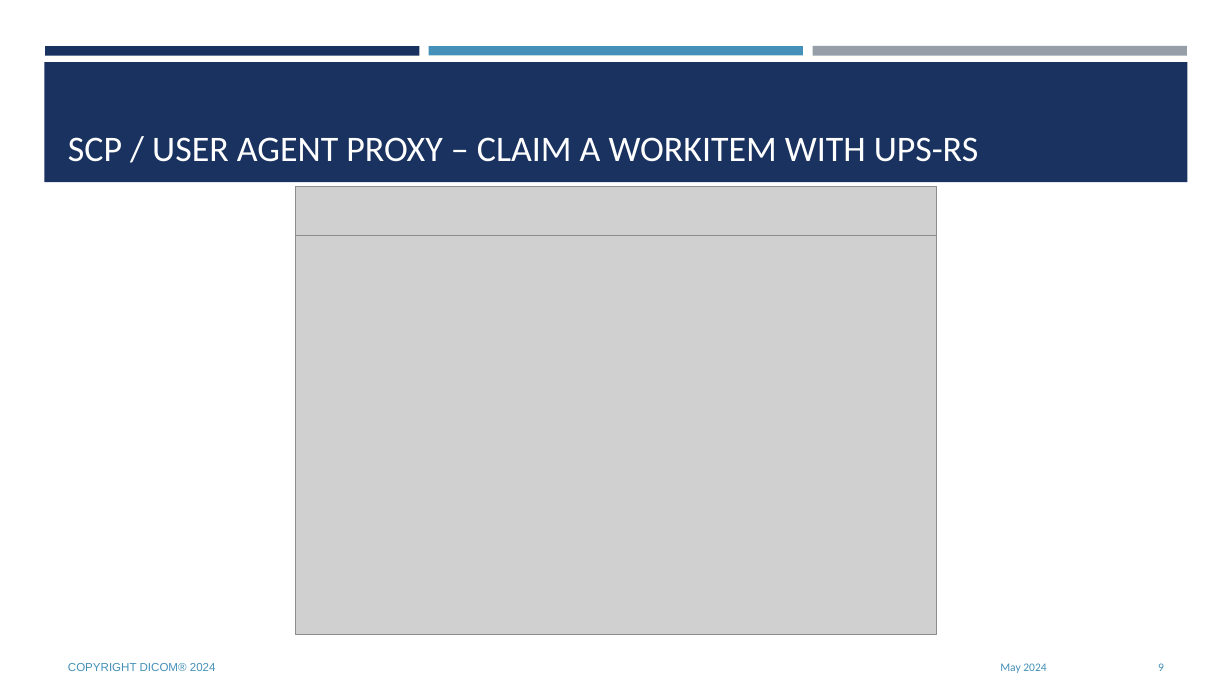
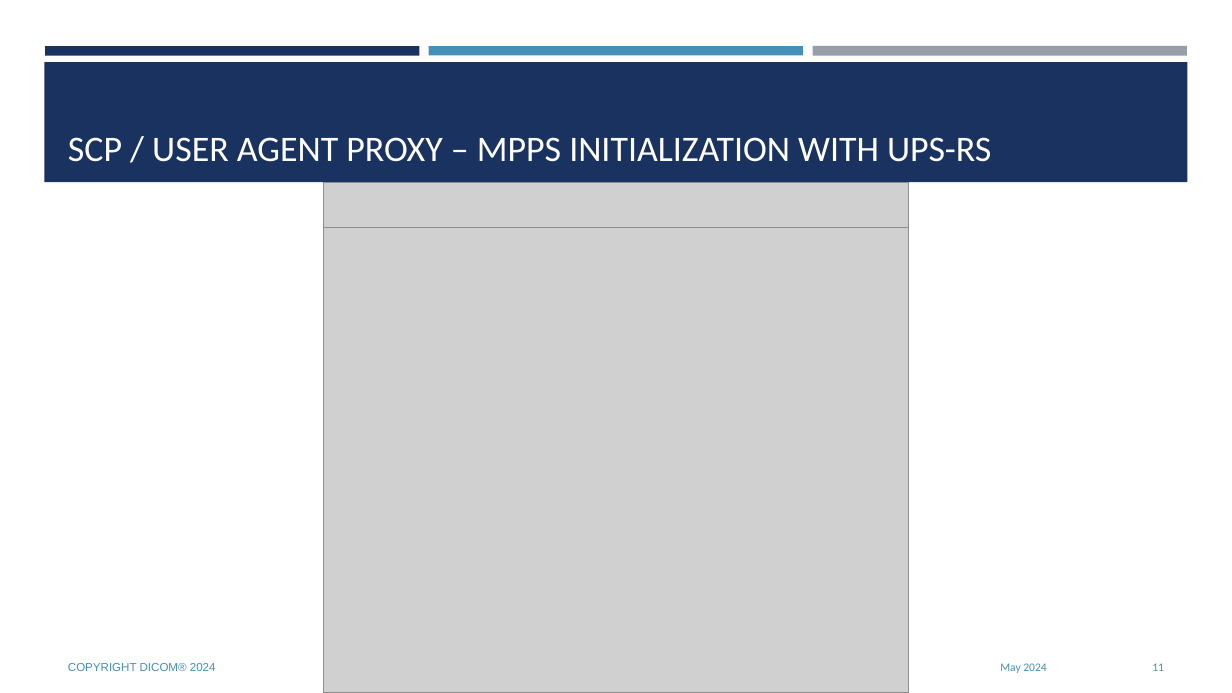
Before and after one commit to krotz-dieter/dicomweb-dmwl-mpps, a slide deck: slide 11 of documents/supNNN_fr_DICOMwebModalityServices.20240531.pptx (slide 9 before the commit). Drawn at 1232x693 pixels with LibreOffice and Linux fonts; fonts in the diff are those of the drawing; grey boxes stand for pictures; background and template pictures are left out. Boxes give left, top, right and bottom in pixels: in the first picture for what was removed or moved away, otherwise in the second. Text is boxed around its words. In the diff, an @@ line names an element or a change of style, - is before the commit and + after.

```diff
--- a/documents/supNNN_fr_DICOMwebModalityServices.20240531.pptx
+++ b/documents/supNNN_fr_DICOMwebModalityServices.20240531.pptx
@@ title at (68,137,991,162): text changed @@
-SCP / USER AGENT PROXY – CLAIM A WORKITEM WITH UPS-RS
+SCP / USER AGENT PROXY – MPPS INITIALIZATION WITH UPS-RS
@@ picture: place and size @@
-picture at (296,187,937,236)
+picture at (323,183,909,227)
@@ picture: place and size @@
-picture at (296,235,937,635)
+picture at (323,227,909,693)
@@ page number at (1152,663,1164,671): text changed @@
-9
+11
```
Also in this commit, not shown: 9 other slides changed, 1 slide added, 2 slides removed, 3 other files.
